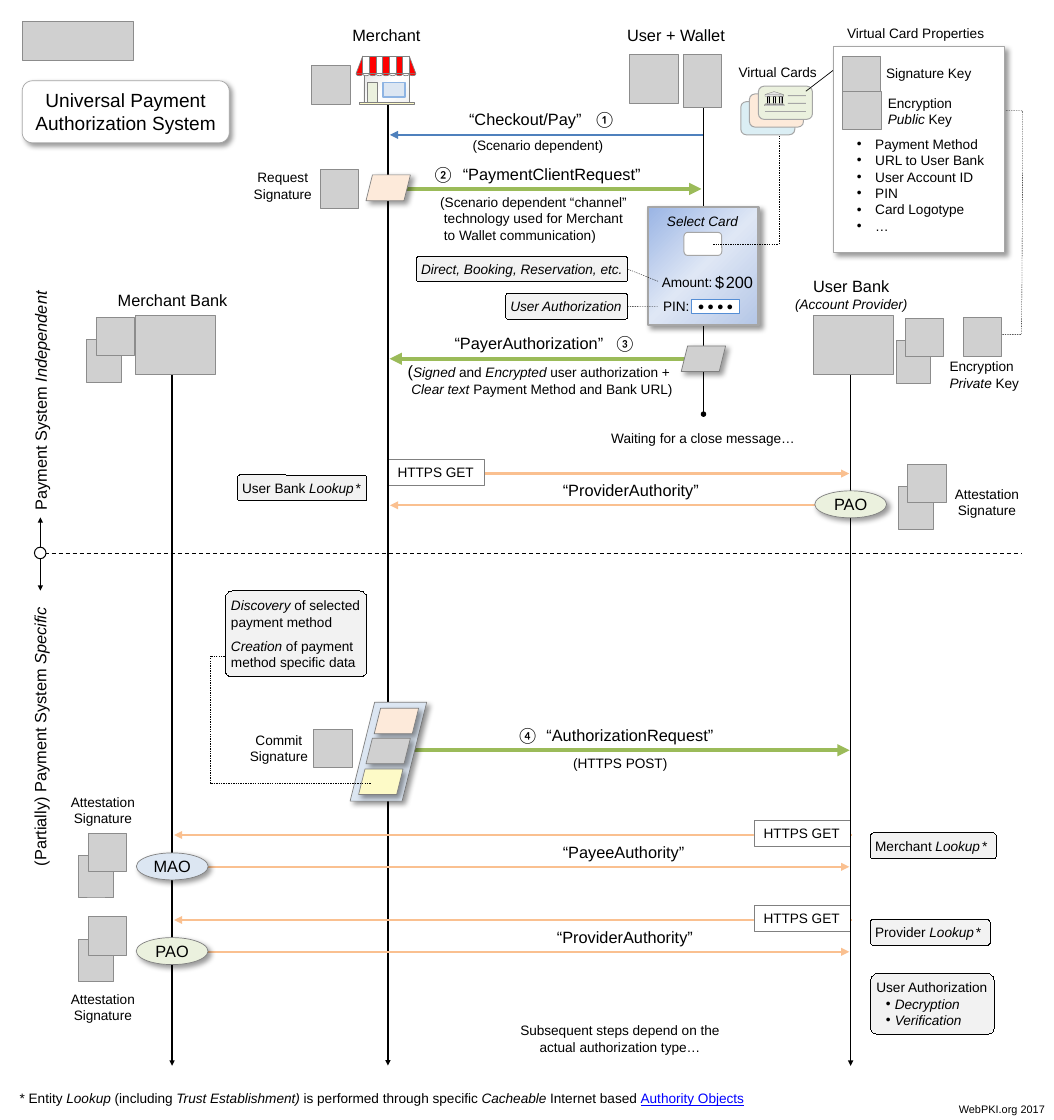
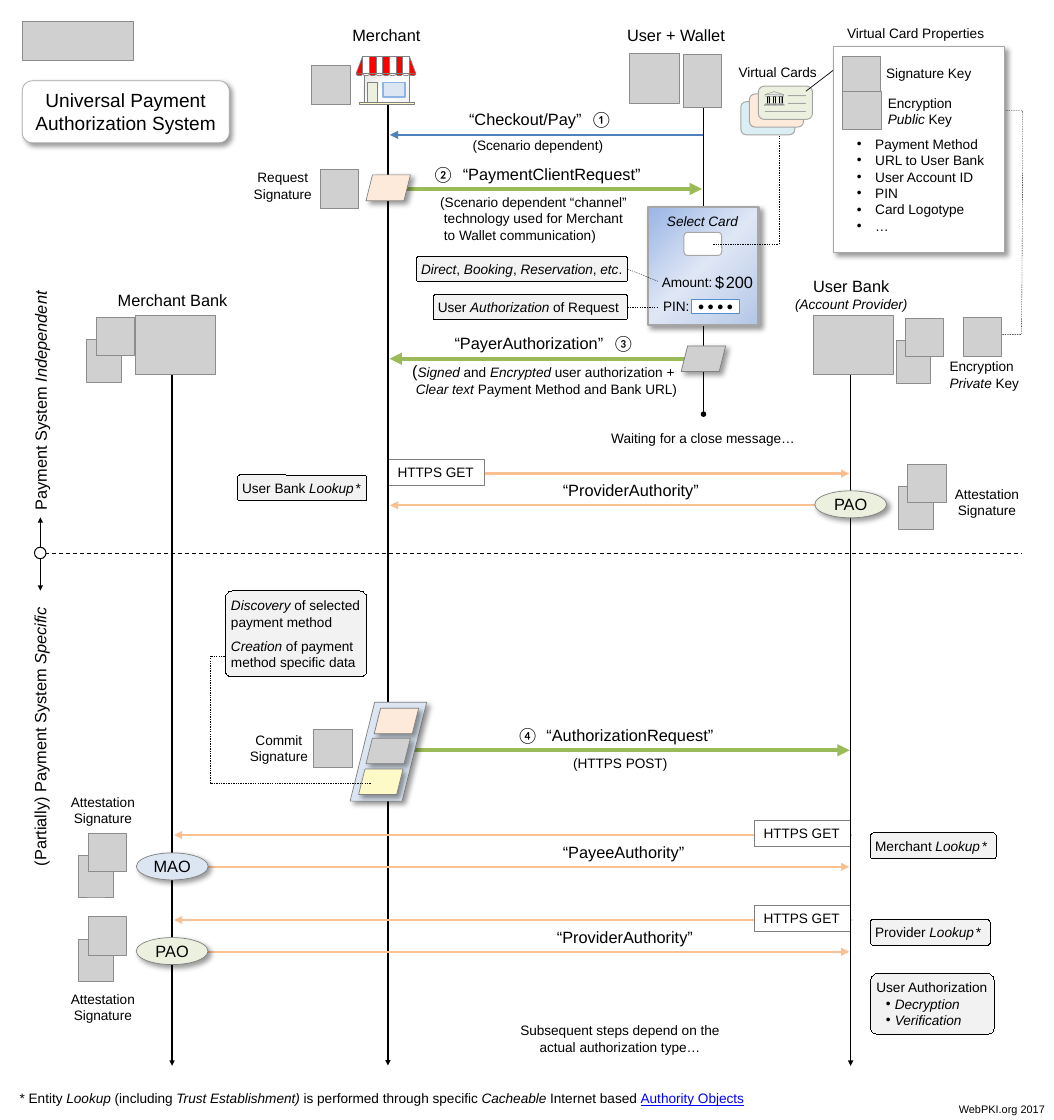
Before and after one commit to cyberphone/doc, a slide deck: slide 1 of saturn/saturn-authorization.pptx. Drawn at 1054x1120 pixels with LibreOffice and Linux fonts; fonts in the diff are those of the drawing; grey boxes stand for pictures. Boxes give left, top, right and bottom in pixels: in the first picture for what was removed or moved away, otherwise in the second. Text is boxed around its words. In the diff, an @@ line names an element or a change of style, - is before the commit and + after.

```diff
--- a/saturn/saturn-authorization.pptx
+++ b/saturn/saturn-authorization.pptx
@@ rounded rectangle "Direct, Booking, Reservation, etc." at box(417, 256, 627, 281): italic off in "Direct, Booking, Reservation, etc." @@
@@ rounded rectangle "User Authorization of Request": place and size @@
-rounded rectangle "User Authorization of Request" at box(506, 293, 627, 319)
+rounded rectangle "User Authorization of Request" at box(433, 294, 627, 320)
@@ text in rounded rectangle at box(438, 302, 619, 315): text changed; italic off @@
-User Authorization
+User Authorization of Request
@@ text "(Signed and Encrypted user authorization ...": place and size @@
-text "(Signed and Encrypted user authorization ..." at box(411, 367, 673, 397)
+text "(Signed and Encrypted user authorization ..." at box(416, 367, 677, 397)
```
Also in this commit, not shown: 1 other file.
